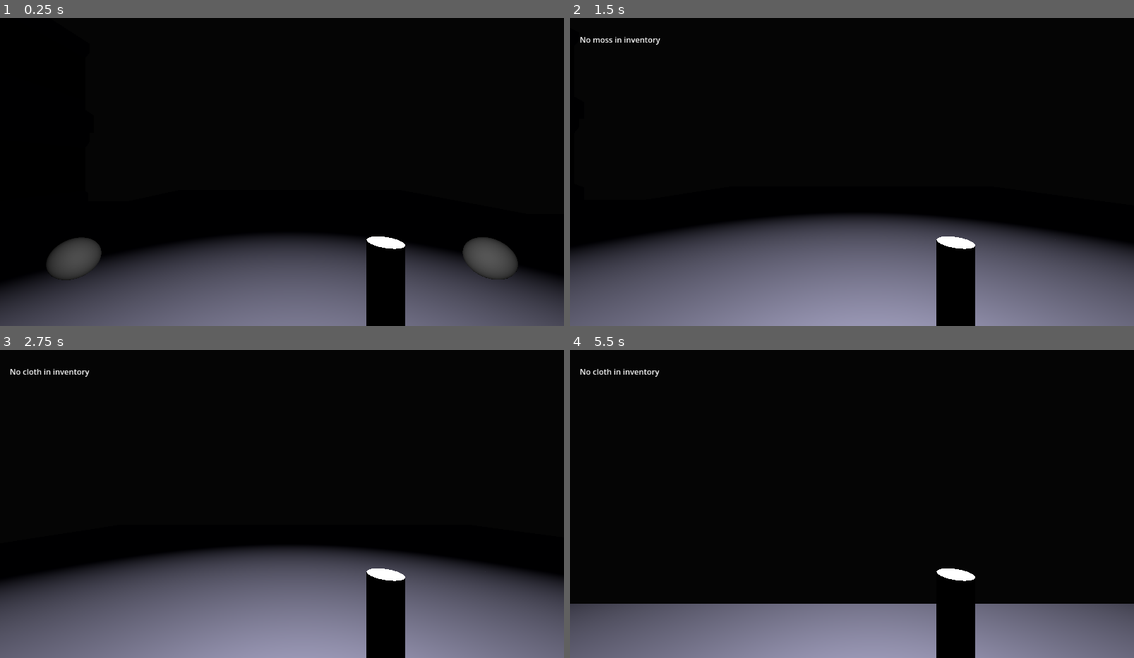
Above: before the commit, frames 1-4 (two rows, left to right).
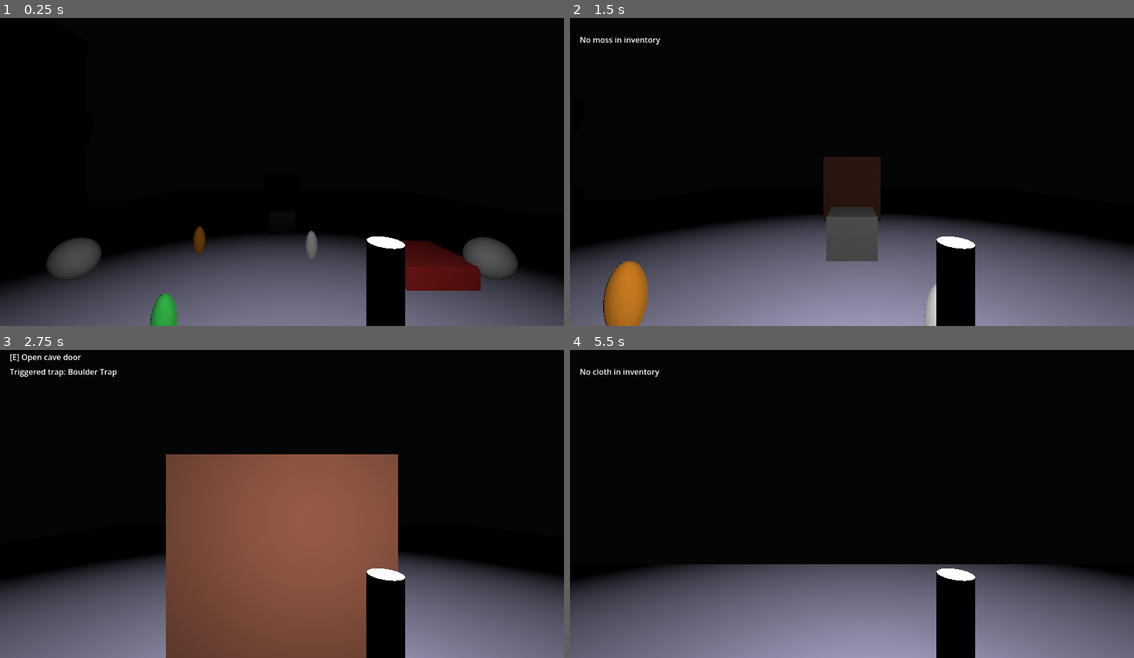
Above: after the commit, the same moments.

Repository: KKyler9/stone-torch
Game: Godot game, scene res://Main3D.tscn
The game is run twice, just before and just after one commit, with the same random seed, the same clock (stepped at 60 frames per second) and the same inputs.
Inputs (mouse positions are in pixels of both pictures, inside the frame that each line leads up to):
- Up to frame 1 (0.25 s): no input
- Up to frame 2 (1.5 s): tap Enter at 0.5 s; move the mouse to (880, 165) at 0.52 s; hold W (move_forward) from 0.53 s (still down); tap E at 0.6 s; move the mouse to (823, 168) at 1.27 s; tap 1 at 1.35 s
- Up to frame 3 (2.75 s): keep holding W (move_forward); move the mouse to (293, 494) at 2.02 s; tap 2 at 2.1 s
- Up to frame 4 (5.5 s): keep holding W (move_forward); move the mouse to (846, 504) at 2.77 s; tap 3 at 2.85 s; tap Space at 3.5 s; move the mouse to (891, 504) at 3.52 s; tap E at 3.6 s; tap Enter at 4.25 s; move the mouse to (806, 494) at 4.27 s; tap 1 at 4.35 s; move the mouse to (857, 500) at 5.02 s; tap 2 at 5.1 s

The runs differ from the first frame. In frame 1, 2.5% of the frame differs, in the area x 26-86%, y 67-100%; in frame 2, 4.4%; in frame 3, 26%, in the area x 1-71%, y 1-100%; in frame 4, 11%.
Error before the commit: Invalid assignment of property or key 'modulate' with value of type 'Color' on a base object of type 'MeshInstance3D'. (res://scripts/CaveZone.gd:31)

Commit message:
Fix Godot 4.6 mesh coloring for cave props and traps

Diff:
--- a/scripts/CaveTrap.gd
+++ b/scripts/CaveTrap.gd
@@ -33,9 +33,11 @@
 		monitoring = false
 		if player.has_method("show_feedback"):
 			player.show_feedback("Disabled %s" % trap_name)
-		var owner = get_node_or_null("Mesh")
-		if owner and owner is MeshInstance3D:
-			(owner as MeshInstance3D).modulate = Color(0.4, 0.4, 0.4)
+		var mesh := get_node_or_null("Mesh") as MeshInstance3D
+		if mesh:
+			var material := StandardMaterial3D.new()
+			material.albedo_color = Color(0.4, 0.4, 0.4)
+			mesh.material_override = material
 	else:
 		if player and player.has_method("show_feedback"):
 			player.show_feedback("Need %s to disable %s" % [disable_item, trap_name])
--- a/scripts/CaveZone.gd
+++ b/scripts/CaveZone.gd
@@ -28,7 +28,7 @@
 	var sphere := SphereMesh.new()
 	sphere.radius = 0.2
 	mesh.mesh = sphere
-	mesh.modulate = color
+	_apply_mesh_color(mesh, color)
 	collectible.add_child(mesh)
 
 	var shape := CollisionShape3D.new()
@@ -56,7 +56,7 @@
 	var box := BoxMesh.new()
 	box.size = size
 	mesh.mesh = box
-	mesh.modulate = color
+	_apply_mesh_color(mesh, color)
 	trap.add_child(mesh)
 
 	var shape := CollisionShape3D.new()
@@ -77,7 +77,7 @@
 	var cube := BoxMesh.new()
 	cube.size = Vector3(2.3, 2.6, 0.3)
 	mesh.mesh = cube
-	mesh.modulate = Color(0.4, 0.22, 0.15)
+	_apply_mesh_color(mesh, Color(0.4, 0.22, 0.15))
 	door.add_child(mesh)
 
 	var shape := CollisionShape3D.new()
@@ -87,3 +87,8 @@
 	door.add_child(shape)
 
 	add_child(door)
+
+func _apply_mesh_color(mesh: MeshInstance3D, color: Color):
+	var material := StandardMaterial3D.new()
+	material.albedo_color = color
+	mesh.material_override = material
